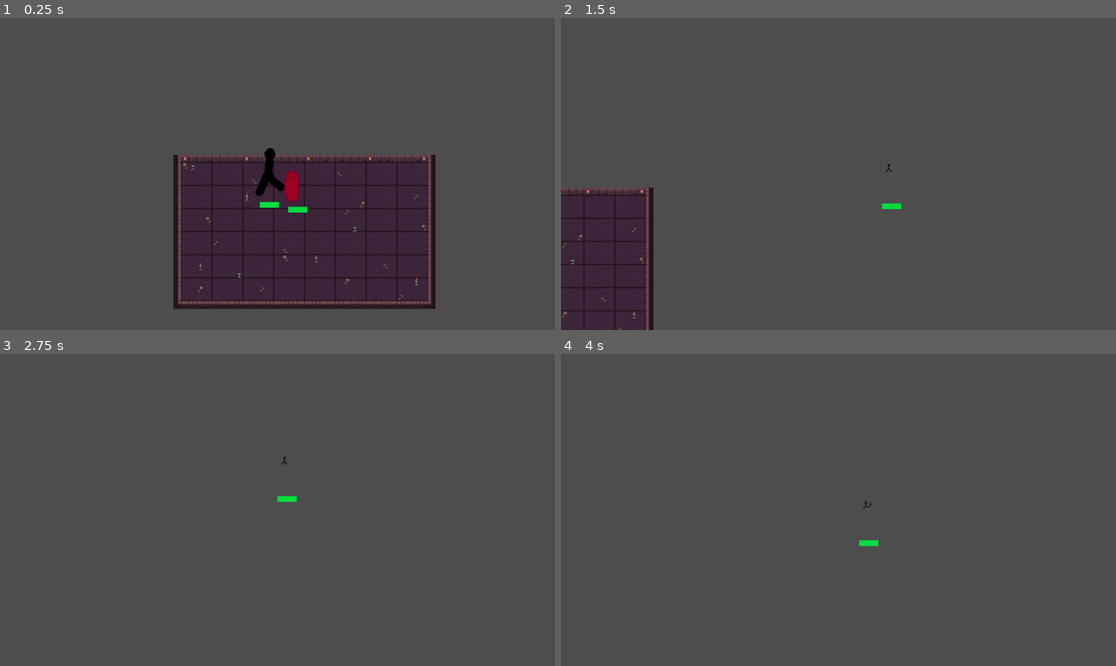
Above: before the commit, frames 1-4 (two rows, left to right).
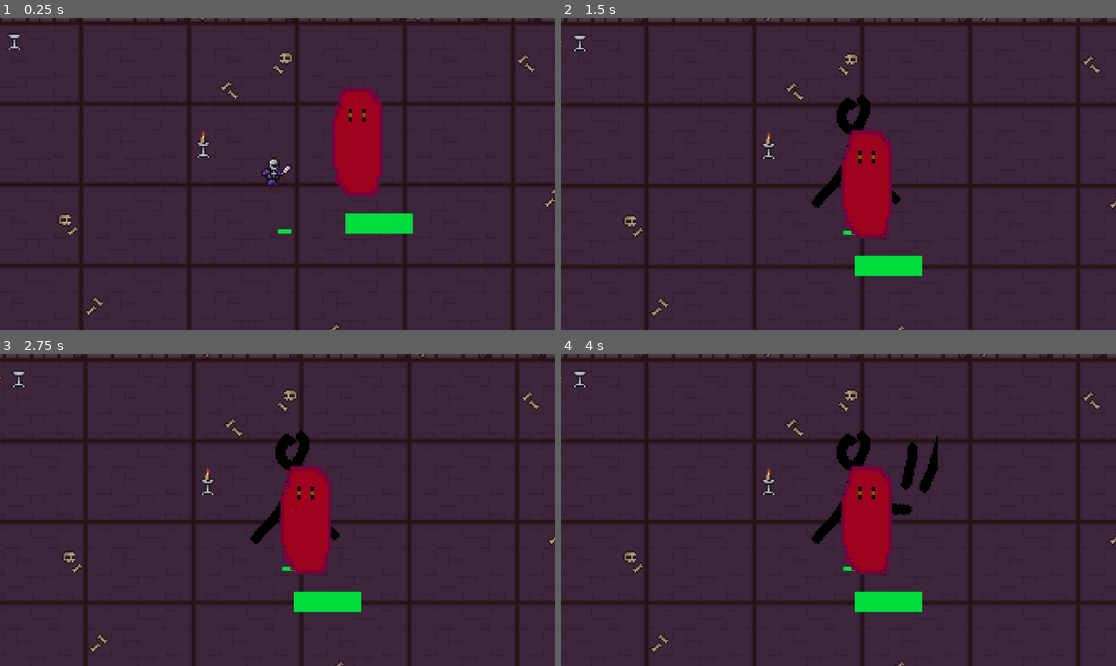
Above: after the commit, the same moments.

Repository: Lukas74m/gae_ca2
Game: Godot game, scene res://scenes/game/Game.tscn
The game is run twice, just before and just after one commit, with the same random seed, the same clock (stepped at 60 frames per second) and the same inputs. The engine's default icon, where the game draws it, is replaced by a stand-in: a white triangle on a blue panel in a dark square.
Inputs (mouse positions are in pixels of both pictures, inside the frame that each line leads up to):
- Up to frame 1 (0.25 s): no input
- Up to frame 2 (1.5 s): move the mouse to (960, 158) at 0.52 s; hold Q (attack) 0.53-1.28 s; tap E (dash) at 0.8, 1.35 s; move the mouse to (727, 189) at 1.27 s
- Up to frame 3 (2.75 s): tap Q (attack) at 1.55 s; move the mouse to (333, 441) at 2.02 s; hold Q (attack) from 2.03 s (still down); tap E (dash) at 2.3 s
- Up to frame 4 (4 s): move the mouse to (810, 572) at 2.77 s; release Q (attack) at 2.78 s; tap E (dash) at 2.85, 3.8 s; tap Q (attack) at 3.05 s; tap Enter at 3.5 s; move the mouse to (1005, 556) at 3.52 s; hold Q (attack) from 3.53 s (still down)

The runs differ from the first frame. In frame 1, 83% of the frame differs, in the area x 0-100%, y 0-100%; in frame 2, 93%; in frame 3, 99%; in frame 4, 99%.

Commit message:
Player animations importet. Player buggt sich in den Boden. Irgendwas mit collision shape?

Diff:
--- a/gae-ca2/project.godot
+++ b/gae-ca2/project.godot
@@ -34,5 +34,6 @@
 
 [rendering]
 
+textures/canvas_textures/default_texture_filter=0
 renderer/rendering_method="gl_compatibility"
 renderer/rendering_method.mobile="gl_compatibility"
--- a/gae-ca2/scenes/game/Game.tscn
+++ b/gae-ca2/scenes/game/Game.tscn
@@ -208,10 +208,11 @@
 wait_time = 4.0
 
 [node name="Player" parent="." instance=ExtResource("3_vrspl")]
-position = Vector2(-4, 0)
+position = Vector2(-40, 38)
 
 [node name="Camera2D" type="Camera2D" parent="Player"]
-position = Vector2(4, 0)
+position = Vector2(-9, 1)
+zoom = Vector2(3.5, 3.5)
 position_smoothing_enabled = true
 
 [node name="EnemyManager" parent="." instance=ExtResource("4_7qcb4")]
--- a/gae-ca2/scenes/player/Player.tscn
+++ b/gae-ca2/scenes/player/Player.tscn
@@ -1,31 +1,43 @@
-[gd_scene load_steps=24 format=3 uid="uid://c5o7ciyvg8l1k"]
+[gd_scene load_steps=34 format=3 uid="uid://c5o7ciyvg8l1k"]
 
 [ext_resource type="Script" uid="uid://cnul1yq56e3sh" path="res://scripts/player/player.gd" id="1_gfjak"]
-[ext_resource type="Texture2D" uid="uid://dbqr3cdmo3xrr" path="res://assets/player/icon.svg" id="2_4kuee"]
-[ext_resource type="Texture2D" uid="uid://coy6nekfcvfy" path="res://assets/player/attack_dummy.png" id="2_524rm"]
+[ext_resource type="Texture2D" uid="uid://c4ohp8lmvhsm3" path="res://assets/player/Basic_attack_right.png" id="2_c3xxp"]
 [ext_resource type="Texture2D" uid="uid://b8wd8cfwmwsrv" path="res://assets/player/dash_dummy.png" id="3_c3xxp"]
-[ext_resource type="Texture2D" uid="uid://xg8nv5qwbyfr" path="res://assets/player/walk_dummy.png" id="4_524rm"]
+[ext_resource type="Texture2D" uid="uid://lkbumr8x6pvh" path="res://assets/player/Idle_right.png" id="4_npwbq"]
 [ext_resource type="PackedScene" uid="uid://c4s7ucak0uoa0" path="res://scenes/components/Health.tscn" id="5_tpg5x"]
-
-[sub_resource type="AtlasTexture" id="AtlasTexture_tpg5x"]
-atlas = ExtResource("2_524rm")
-region = Rect2(0, 0, 500, 500)
-
-[sub_resource type="AtlasTexture" id="AtlasTexture_c3xxp"]
-atlas = ExtResource("2_524rm")
-region = Rect2(500, 0, 500, 500)
-
-[sub_resource type="AtlasTexture" id="AtlasTexture_npwbq"]
-atlas = ExtResource("2_524rm")
-region = Rect2(1000, 0, 500, 500)
-
-[sub_resource type="AtlasTexture" id="AtlasTexture_v42im"]
-atlas = ExtResource("2_524rm")
-region = Rect2(1500, 0, 500, 500)
+[ext_resource type="Texture2D" uid="uid://dryt1qpilbjgg" path="res://assets/player/Move_right.png" id="5_v42im"]
 
 [sub_resource type="AtlasTexture" id="AtlasTexture_pn6s4"]
-atlas = ExtResource("2_524rm")
-region = Rect2(2000, 0, 500, 500)
+atlas = ExtResource("2_c3xxp")
+region = Rect2(0, 0, 32, 32)
+
+[sub_resource type="AtlasTexture" id="AtlasTexture_7oing"]
+atlas = ExtResource("2_c3xxp")
+region = Rect2(32, 0, 32, 32)
+
+[sub_resource type="AtlasTexture" id="AtlasTexture_5stf6"]
+atlas = ExtResource("2_c3xxp")
+region = Rect2(64, 0, 32, 32)
+
+[sub_resource type="AtlasTexture" id="AtlasTexture_180ig"]
+atlas = ExtResource("2_c3xxp")
+region = Rect2(96, 0, 32, 32)
+
+[sub_resource type="AtlasTexture" id="AtlasTexture_2xrq6"]
+atlas = ExtResource("2_c3xxp")
+region = Rect2(128, 0, 32, 32)
+
+[sub_resource type="AtlasTexture" id="AtlasTexture_pi3ps"]
+atlas = ExtResource("2_c3xxp")
+region = Rect2(160, 0, 32, 32)
+
+[sub_resource type="AtlasTexture" id="AtlasTexture_kswpp"]
+atlas = ExtResource("2_c3xxp")
+region = Rect2(192, 0, 32, 32)
+
+[sub_resource type="AtlasTexture" id="AtlasTexture_v5i4m"]
+atlas = ExtResource("2_c3xxp")
+region = Rect2(224, 0, 32, 32)
 
 [sub_resource type="AtlasTexture" id="AtlasTexture_20koh"]
 atlas = ExtResource("3_c3xxp")
@@ -47,43 +59,80 @@
 atlas = ExtResource("3_c3xxp")
 region = Rect2(400, 0, 100, 100)
 
-[sub_resource type="AtlasTexture" id="AtlasTexture_524rm"]
-atlas = ExtResource("2_4kuee")
-region = Rect2(0, 0, 128, 128)
-
-[sub_resource type="AtlasTexture" id="AtlasTexture_7oing"]
-atlas = ExtResource("4_524rm")
-region = Rect2(0, 0, 500, 500)
-
-[sub_resource type="AtlasTexture" id="AtlasTexture_5stf6"]
-atlas = ExtResource("4_524rm")
-region = Rect2(500, 0, 500, 500)
-
-[sub_resource type="AtlasTexture" id="AtlasTexture_180ig"]
-atlas = ExtResource("4_524rm")
-region = Rect2(1000, 0, 500, 500)
+[sub_resource type="AtlasTexture" id="AtlasTexture_p1lr0"]
+atlas = ExtResource("4_npwbq")
+region = Rect2(0, 0, 32, 16)
+
+[sub_resource type="AtlasTexture" id="AtlasTexture_ro0t8"]
+atlas = ExtResource("4_npwbq")
+region = Rect2(32, 0, 32, 16)
+
+[sub_resource type="AtlasTexture" id="AtlasTexture_8nn5r"]
+atlas = ExtResource("4_npwbq")
+region = Rect2(64, 0, 32, 16)
+
+[sub_resource type="AtlasTexture" id="AtlasTexture_kvwax"]
+atlas = ExtResource("4_npwbq")
+region = Rect2(96, 0, 32, 16)
+
+[sub_resource type="AtlasTexture" id="AtlasTexture_x3qp0"]
+atlas = ExtResource("4_npwbq")
+region = Rect2(128, 0, 32, 16)
+
+[sub_resource type="AtlasTexture" id="AtlasTexture_76i7i"]
+atlas = ExtResource("5_v42im")
+region = Rect2(0, 0, 32, 32)
+
+[sub_resource type="AtlasTexture" id="AtlasTexture_mndc6"]
+atlas = ExtResource("5_v42im")
+region = Rect2(32, 0, 32, 32)
+
+[sub_resource type="AtlasTexture" id="AtlasTexture_1hh02"]
+atlas = ExtResource("5_v42im")
+region = Rect2(64, 0, 32, 32)
+
+[sub_resource type="AtlasTexture" id="AtlasTexture_5ttev"]
+atlas = ExtResource("5_v42im")
+region = Rect2(96, 0, 32, 32)
+
+[sub_resource type="AtlasTexture" id="AtlasTexture_geaob"]
+atlas = ExtResource("5_v42im")
+region = Rect2(128, 0, 32, 32)
+
+[sub_resource type="AtlasTexture" id="AtlasTexture_qsmrd"]
+atlas = ExtResource("5_v42im")
+region = Rect2(160, 0, 32, 32)
 
 [sub_resource type="SpriteFrames" id="SpriteFrames_tpg5x"]
 animations = [{
 "frames": [{
 "duration": 1.0,
-"texture": SubResource("AtlasTexture_tpg5x")
-}, {
-"duration": 1.0,
-"texture": SubResource("AtlasTexture_c3xxp")
-}, {
-"duration": 1.0,
-"texture": SubResource("AtlasTexture_npwbq")
-}, {
-"duration": 1.0,
-"texture": SubResource("AtlasTexture_v42im")
-}, {
-"duration": 1.0,
 "texture": SubResource("AtlasTexture_pn6s4")
+}, {
+"duration": 1.0,
+"texture": SubResource("AtlasTexture_7oing")
+}, {
+"duration": 1.0,
+"texture": SubResource("AtlasTexture_5stf6")
+}, {
+"duration": 1.0,
+"texture": SubResource("AtlasTexture_180ig")
+}, {
+"duration": 1.0,
+"texture": SubResource("AtlasTexture_2xrq6")
+}, {
+"duration": 1.0,
+"texture": SubResource("AtlasTexture_pi3ps")
+}, {
+"duration": 1.0,
+"texture": SubResource("AtlasTexture_kswpp")
+}, {
+"duration": 1.0,
+"texture": SubResource("AtlasTexture_v5i4m")
 }],
 "loop": false,
 "name": &"attack",
-"speed": 12.0
+"speed": 20.0
 }, {
 "frames": [{
 "duration": 1.0,
@@ -107,21 +156,42 @@
 }, {
 "frames": [{
 "duration": 1.0,
-"texture": SubResource("AtlasTexture_524rm")
-}],
-"loop": false,
+"texture": SubResource("AtlasTexture_p1lr0")
+}, {
+"duration": 1.0,
+"texture": SubResource("AtlasTexture_ro0t8")
+}, {
+"duration": 1.0,
+"texture": SubResource("AtlasTexture_8nn5r")
+}, {
+"duration": 1.0,
+"texture": SubResource("AtlasTexture_kvwax")
+}, {
+"duration": 1.0,
+"texture": SubResource("AtlasTexture_x3qp0")
+}],
+"loop": true,
 "name": &"idle",
-"speed": 5.0
-}, {
-"frames": [{
-"duration": 1.0,
-"texture": SubResource("AtlasTexture_7oing")
-}, {
-"duration": 1.0,
-"texture": SubResource("AtlasTexture_5stf6")
-}, {
-"duration": 1.0,
-"texture": SubResource("AtlasTexture_180ig")
+"speed": 10.0
+}, {
+"frames": [{
+"duration": 1.0,
+"texture": SubResource("AtlasTexture_76i7i")
+}, {
+"duration": 1.0,
+"texture": SubResource("AtlasTexture_mndc6")
+}, {
+"duration": 1.0,
+"texture": SubResource("AtlasTexture_1hh02")
+}, {
+"duration": 1.0,
+"texture": SubResource("AtlasTexture_5ttev")
+}, {
+"duration": 1.0,
+"texture": SubResource("AtlasTexture_geaob")
+}, {
+"duration": 1.0,
+"texture": SubResource("AtlasTexture_qsmrd")
 }],
 "loop": true,
 "name": &"walk",
@@ -129,30 +199,31 @@
 }]
 
 [sub_resource type="CapsuleShape2D" id="CapsuleShape2D_c3xxp"]
-radius = 98.0
-height = 508.0
+radius = 4.0
+height = 16.0
 
 [sub_resource type="CircleShape2D" id="CircleShape2D_4kuee"]
-radius = 509.267
+radius = 16.0
 
 [node name="Player" type="CharacterBody2D"]
 script = ExtResource("1_gfjak")
 
 [node name="AnimatedSprite2D" type="AnimatedSprite2D" parent="."]
-scale = Vector2(0.25, 0.25)
 sprite_frames = SubResource("SpriteFrames_tpg5x")
-animation = &"dash"
+animation = &"attack"
 
 [node name="CollisionShape2D" type="CollisionShape2D" parent="."]
-position = Vector2(18, 16)
+position = Vector2(-9, 0)
 shape = SubResource("CapsuleShape2D_c3xxp")
 
 [node name="Area2D" type="Area2D" parent="."]
+position = Vector2(-9, 0)
 
 [node name="CollisionShape2D" type="CollisionShape2D" parent="Area2D"]
-position = Vector2(-17, -17)
 shape = SubResource("CircleShape2D_4kuee")
 
 [node name="Health" parent="." instance=ExtResource("5_tpg5x")]
+position = Vector2(4, 13)
+scale = Vector2(0.2, 0.2)
 
 [connection signal="animation_finished" from="AnimatedSprite2D" to="." method="_on_animated_sprite_2d_animation_finished"]
Binary file added: gae-ca2/assets/player/Basic_attack_right.aseprite
Binary file added: gae-ca2/assets/player/Basic_attack_right.png
Not shown, added: gae-ca2/assets/player/Basic_attack_right.png.import
Binary file added: gae-ca2/assets/player/Idle_right.png
Not shown, added: gae-ca2/assets/player/Idle_right.png.import
Binary file added: gae-ca2/assets/player/Move_right.png
Not shown, added: gae-ca2/assets/player/Move_right.png.import
